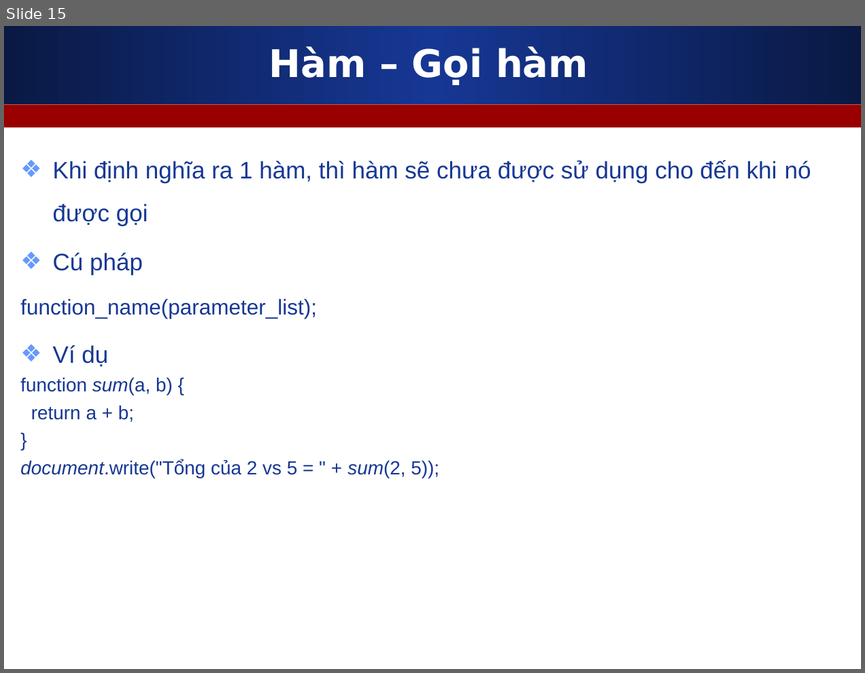
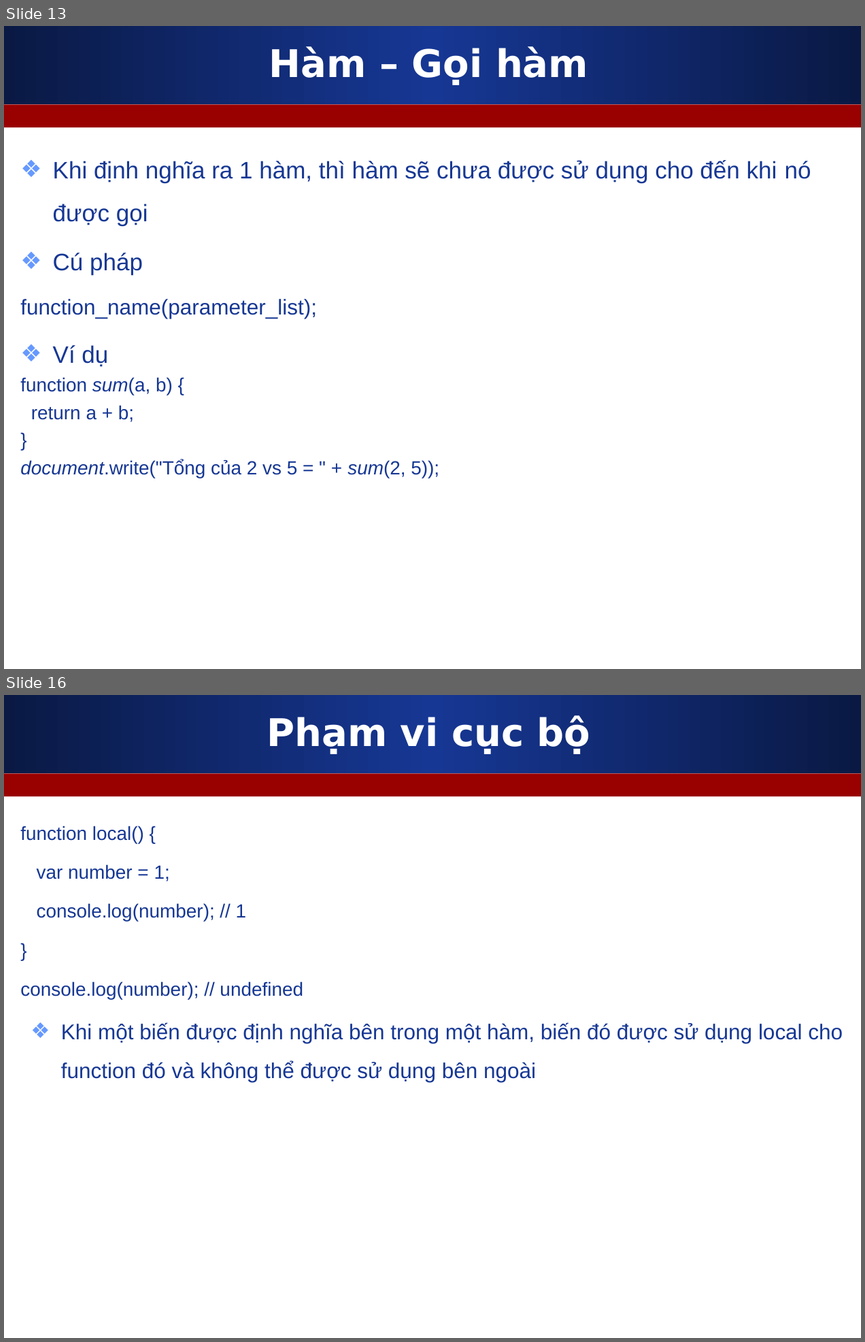
Before and after one commit to nguyenvietmanhit/PHP0921E2_SKDA, a slide deck: Day03_CD2_Javascript_Basic_1/Slides/1_Javascript_can_ban_phan_1.ppt. Shown one above the other, each under a label of ours: slide 15 before the commit, slides 13 and 16 after it; the slides between them are not shown. The pictures are 865x673 and 865x1342 pixels, drawn with LibreOffice and Linux fonts; fonts in the diff are those of the drawing. Boxes give left, top, right and bottom in pixels: in the first picture for what was removed or moved away, otherwise in the second. Text is boxed around its words. In the diff, an @@ line names an element or a change of style, - is before the commit and + after.

```diff
--- a/Day03_CD2_Javascript_Basic_1/Slides/1_Javascript_can_ban_phan_1.ppt
+++ b/Day03_CD2_Javascript_Basic_1/Slides/1_Javascript_can_ban_phan_1.ppt
@@ slide 16 added at [4, 695, 861, 1338], background #FFFFFF; not listed: 2 template elements that a slide beside it also shows @@
@@ title added at [266, 715, 591, 754], 32 pt, text #FFFFFF, bold @@
+Phạm vi cục bộ
@@ text added at [20, 826, 842, 1082], 18 pt, text #163794 @@
+function local() {
+var number = 1;
+console.log(number); // 1
+}
+console.log(number); // undefined
+❖ Khi một biến được định nghĩa bên trong một hàm, biến đó được sử dụng local cho function đó và không thể được sử dụng bên ngoài
@@ what was slide 15 is now slide 13 @@
```
Also in this commit, not shown: 4 slides changed, 4 other slides added, 1 slide removed, 1 other file.
